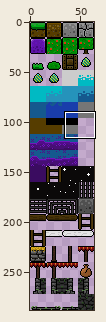
Sprite sheet: assets/sprites/Tilemap.png. Above, an overview of the earlier version with the close-up marked.
Close-up. Before:
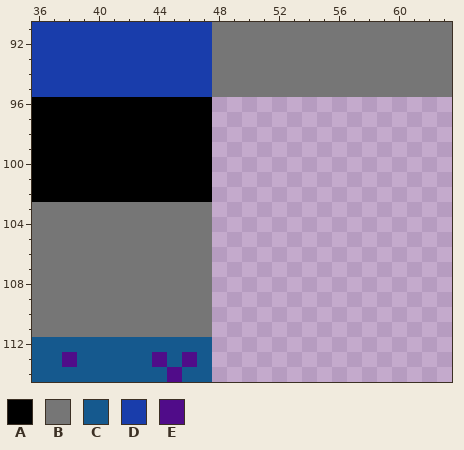
The file is 64x288 pixels. Colours within 5 levels of each other are drawn and written as one. Shown: x 36..63, y 91..114.
Palette (. is transparent): A #000000  B #767676  C #15598e  D #193dab  E #500c89
Pixels before, first column x 36:
 91 DDDDDDDDDDDDBBBBBBBBBBBBBBBB
 92 DDDDDDDDDDDDBBBBBBBBBBBBBBBB
 93 DDDDDDDDDDDDBBBBBBBBBBBBBBBB
 94 DDDDDDDDDDDDBBBBBBBBBBBBBBBB
 95 DDDDDDDDDDDDBBBBBBBBBBBBBBBB
 96 AAAAAAAAAAAA................
 97 AAAAAAAAAAAA................
 98 AAAAAAAAAAAA................
 99 AAAAAAAAAAAA................
100 AAAAAAAAAAAA................
101 AAAAAAAAAAAA................
102 AAAAAAAAAAAA................
103 BBBBBBBBBBBB................
104 BBBBBBBBBBBB................
105 BBBBBBBBBBBB................
106 BBBBBBBBBBBB................
107 BBBBBBBBBBBB................
108 BBBBBBBBBBBB................
109 BBBBBBBBBBBB................
110 BBBBBBBBBBBB................
111 BBBBBBBBBBBB................
112 CCCCCCCCCCCC................
113 CCECCCCCECEC................
114 CCCCCCCCCECC................
After the commit:
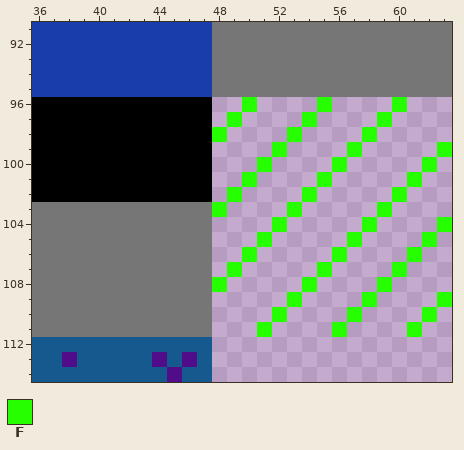
Colours new in this view: F #26ff00
The exact change:
y 96: x 50 . -> F; x 55 . -> F; x 60 . -> F
y 97: x 49 . -> F; x 54 . -> F; x 59 . -> F
y 98: x 48 . -> F; x 53 . -> F; x 58 . -> F
y 99: x 52 . -> F; x 57 . -> F; x 63 . -> F
y 100: x 51 . -> F; x 56 . -> F; x 62 . -> F
y 101: x 50 . -> F; x 55 . -> F; x 61 . -> F
y 102: x 49 . -> F; x 54 . -> F; x 60 . -> F
y 103: x 48 . -> F; x 53 . -> F; x 59 . -> F
y 104: x 52 . -> F; x 58 . -> F; x 63 . -> F
y 105: x 51 . -> F; x 57 . -> F; x 62 . -> F
y 106: x 50 . -> F; x 56 . -> F; x 61 . -> F
y 107: x 49 . -> F; x 55 . -> F; x 60 . -> F
y 108: x 48 . -> F; x 54 . -> F; x 59 . -> F
y 109: x 53 . -> F; x 58 . -> F; x 63 . -> F
y 110: x 52 . -> F; x 57 . -> F; x 62 . -> F
y 111: x 51 . -> F; x 56 . -> F; x 61 . -> F
